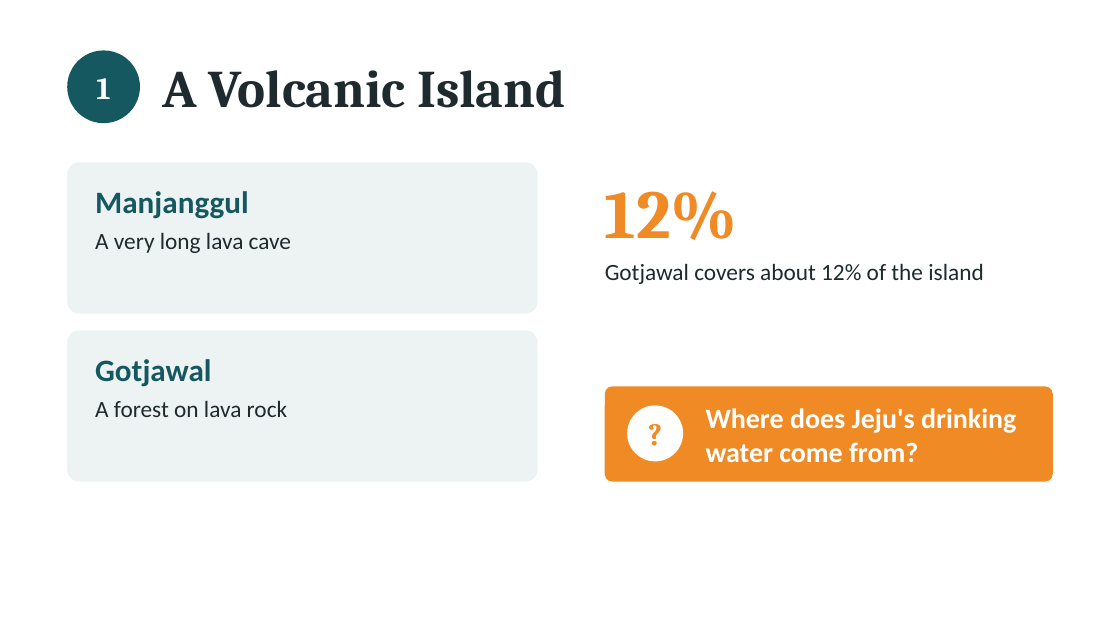
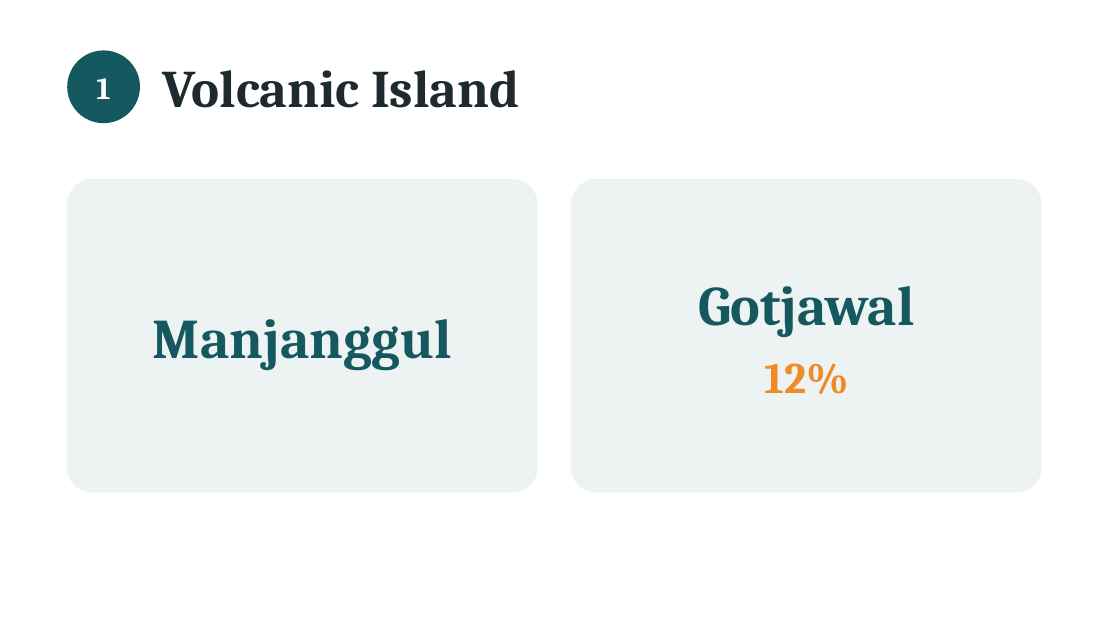
Before and after one commit to a44830300-arch/shaohong, a slide deck: slide 2 of 학업/아시아속의제주문화/Jeju_Culture_Final_5min_easy.pptx. Drawn at 1120x630 pixels with LibreOffice and Linux fonts; fonts in the diff are those of the drawing. Boxes give left, top, right and bottom in pixels: in the first picture for what was removed or moved away, otherwise in the second. Text is boxed around its words. In the diff, an @@ line names an element or a change of style, - is before the commit and + after.

```diff
--- a/학업/아시아속의제주문화/Jeju_Culture_Final_5min_easy.pptx
+++ b/학업/아시아속의제주문화/Jeju_Culture_Final_5min_easy.pptx
@@ text at (162,70,520,108): text changed @@
-A Volcanic Island
+Volcanic Island
@@ rounded rectangle: place and size @@
-rounded rectangle at (67,162,538,314)
+rounded rectangle at (67,179,538,493)
@@ text "Manjanggul" at (153,319,452,371): size 20 to 36 pt, font Calibri to Cambria; alignment left to centre; more space between paragraphs; vertical alignment top to middle @@
@@ rounded rectangle: place and size @@
-rounded rectangle at (67,330,538,482)
+rounded rectangle at (571,179,1042,493)
@@ text "Gotjawal": place and size @@
-text "Gotjawal" at (605,191,738,240)
+text "Gotjawal" at (698,286,915,394)
@@ text "Gotjawal" at (698,286,915,394): vertical alignment bottom to middle @@
@@ text at (95,233,291,253): paragraph removed @@
-A very long lava cave
@@ text removed at (605,263,983,284) @@
-Gotjawal covers about 12% of the island
@@ text at (698,286,915,337): paragraph added @@
+Gotjawal
@@ text removed at (95,359,287,417) @@
-Gotjawal
-A forest on lava rock
@@ rounded rectangle removed at (605,386,1053,482) @@
@@ text at (764,363,848,394): size 44 to 28 pt in "12%"; alignment left to centre; more space between paragraphs @@
@@ ellipse removed at (627,405,683,461) @@
@@ text removed at (627,405,683,461) @@
-?
@@ text removed at (706,408,1016,462) @@
-Where does Jeju's drinking water come from?
```
Also in this commit, not shown: 6 other slides changed, 1 slide added, 3 slides removed, 1 other file.
